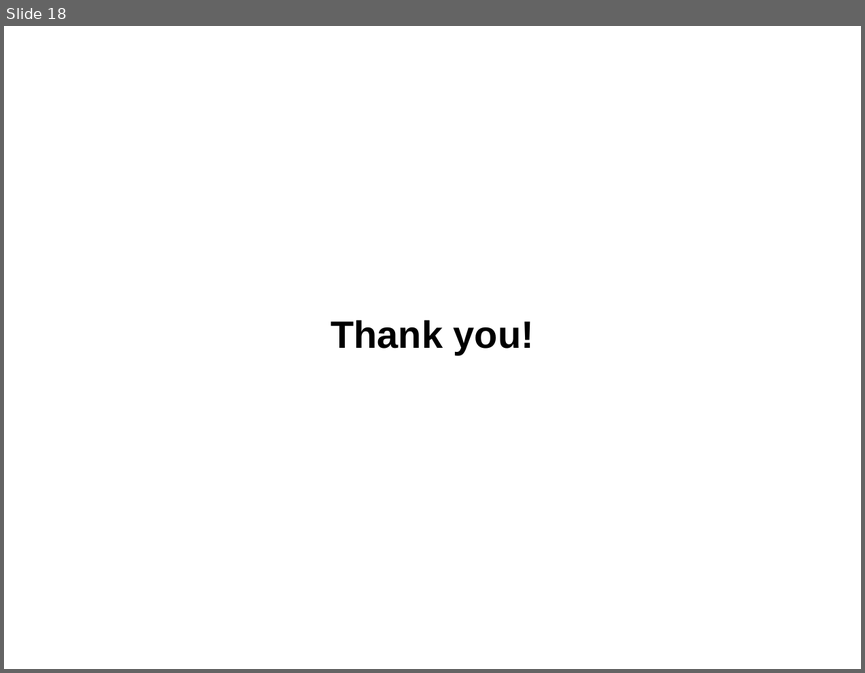
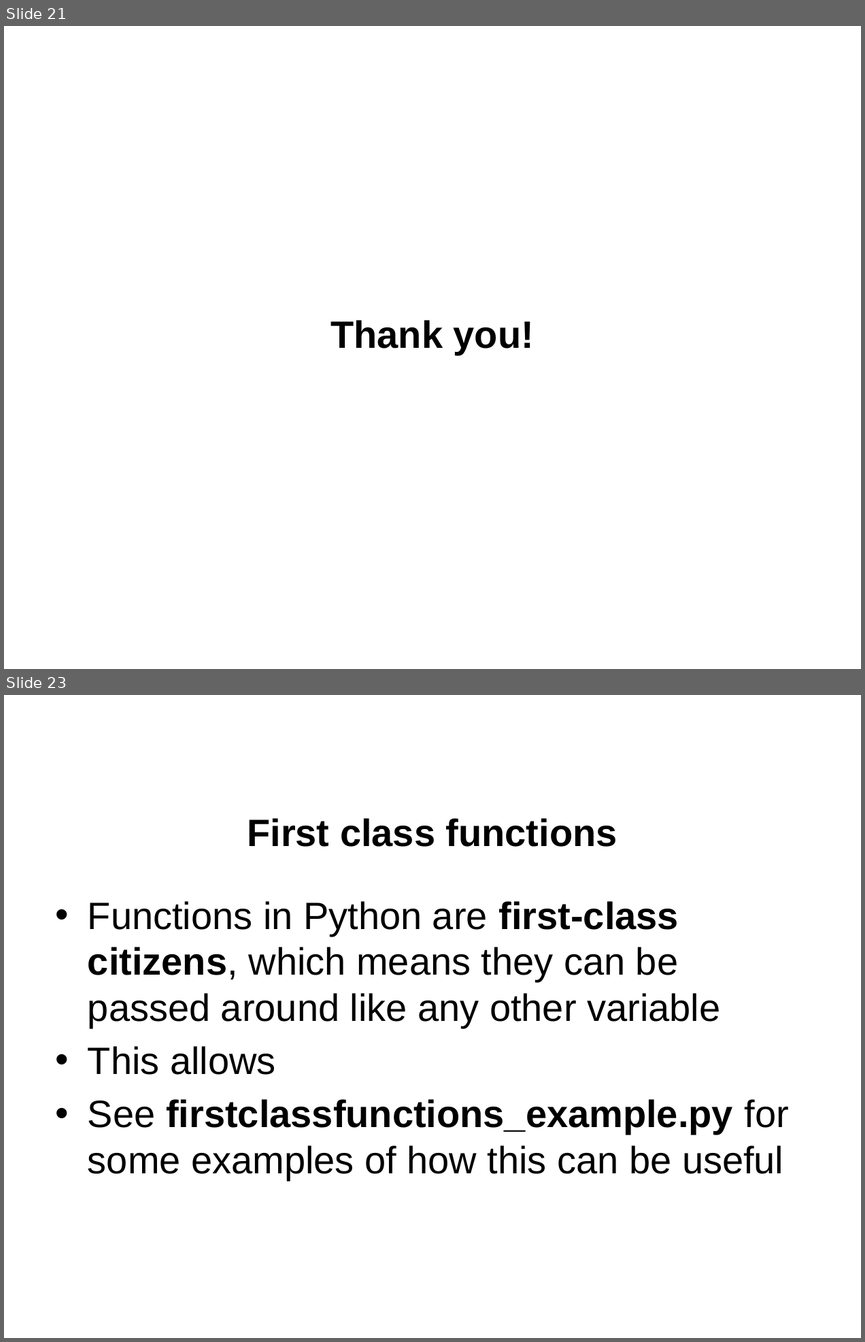
Before and after one commit to jgerity/talks, a slide deck: 2016/computing_workgroup/intro-to-python/intro-to-python.pptx. Shown one above the other, each under a label of ours: slide 18 before the commit, slides 21 and 23 after it; the slides between them are not shown. The pictures are 865x673 and 865x1342 pixels, drawn with LibreOffice and Linux fonts; fonts in the diff are those of the drawing; background and template pictures are left out. Boxes give left, top, right and bottom in pixels: in the first picture for what was removed or moved away, otherwise in the second. Text is boxed around its words. In the diff, an @@ line names an element or a change of style, - is before the commit and + after.

```diff
--- a/2016/computing_workgroup/intro-to-python/intro-to-python.pptx
+++ b/2016/computing_workgroup/intro-to-python/intro-to-python.pptx
@@ slide 23 added at box(4, 695, 861, 1338), background picture (left out) @@
@@ title added at box(247, 818, 617, 847), 32 pt, text #000000, bold @@
+First class functions
@@ text added at box(88, 901, 789, 1180), 32 pt, text #000000 @@
+• Functions in Python are first-class citizens, which means they can be passed around like any other variable
+• This allows
+• See firstclassfunctions_example.py for some examples of how this can be useful
@@ what was slide 18 is now slide 21 @@
```
Also in this commit, not shown: 3 slides changed, 4 other slides added.
